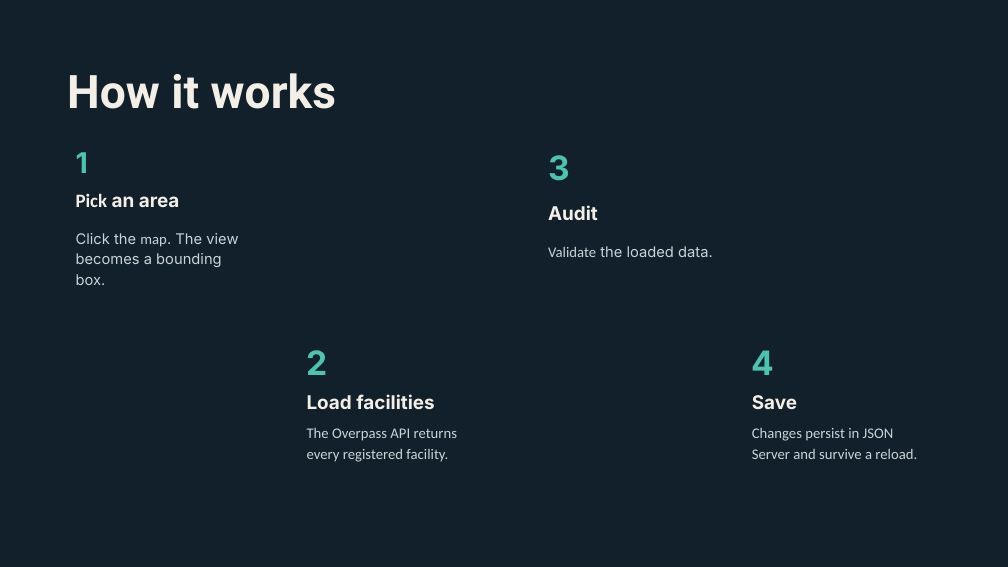
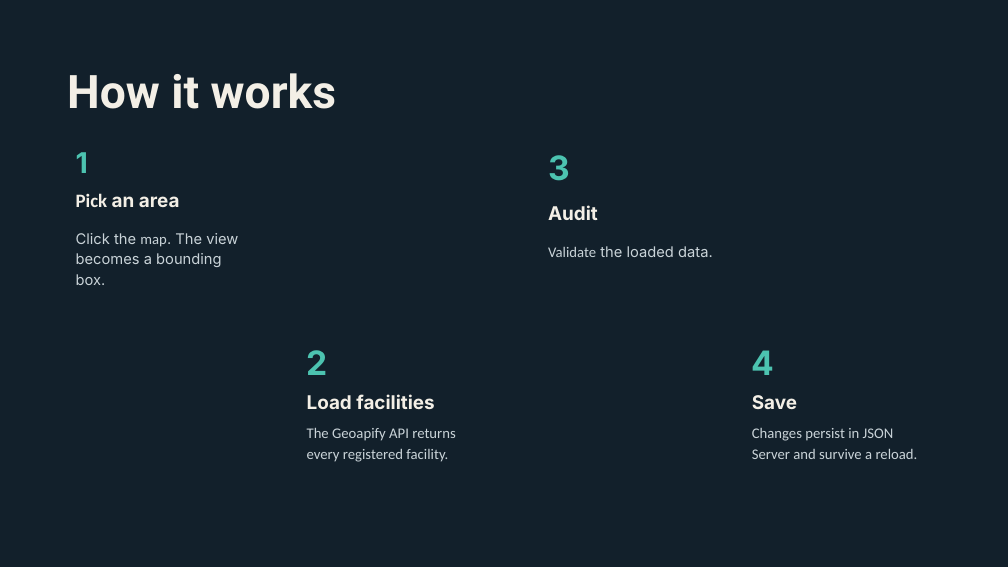
Before and after one commit to andyaketch/Kwa-Ground, a slide deck: slide 3 of Kwa Ground Pitch.pptx. Drawn at 1008x567 pixels with LibreOffice and Linux fonts; fonts in the diff are those of the drawing. Boxes give left, top, right and bottom in pixels: in the first picture for what was removed or moved away, otherwise in the second. Text is boxed around its words. In the diff, an @@ line names an element or a change of style, - is before the commit and + after.

```diff
--- a/Kwa Ground Pitch.pptx
+++ b/Kwa Ground Pitch.pptx
@@ text at <box>307,428,455,462</box>: text changed @@
-The Overpass API returns every registered facility.
+The Geoapify API returns every registered facility.
```
Also in this commit, not shown: 2 other slides changed, 1 other file.
